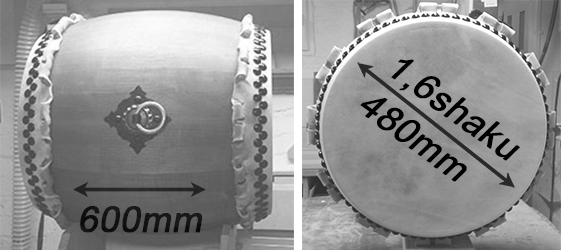
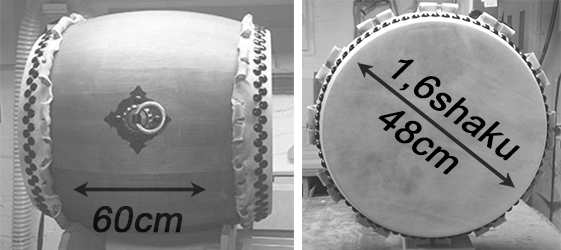
The second 561 x 250 image is a revision of the first. Changes to its layers:
renamed "1,6shaku 480mm" to "1,6shaku 48cm", painted on it over [360, 98, 467, 182]
painted on "560mm" over [80, 206, 203, 233]
